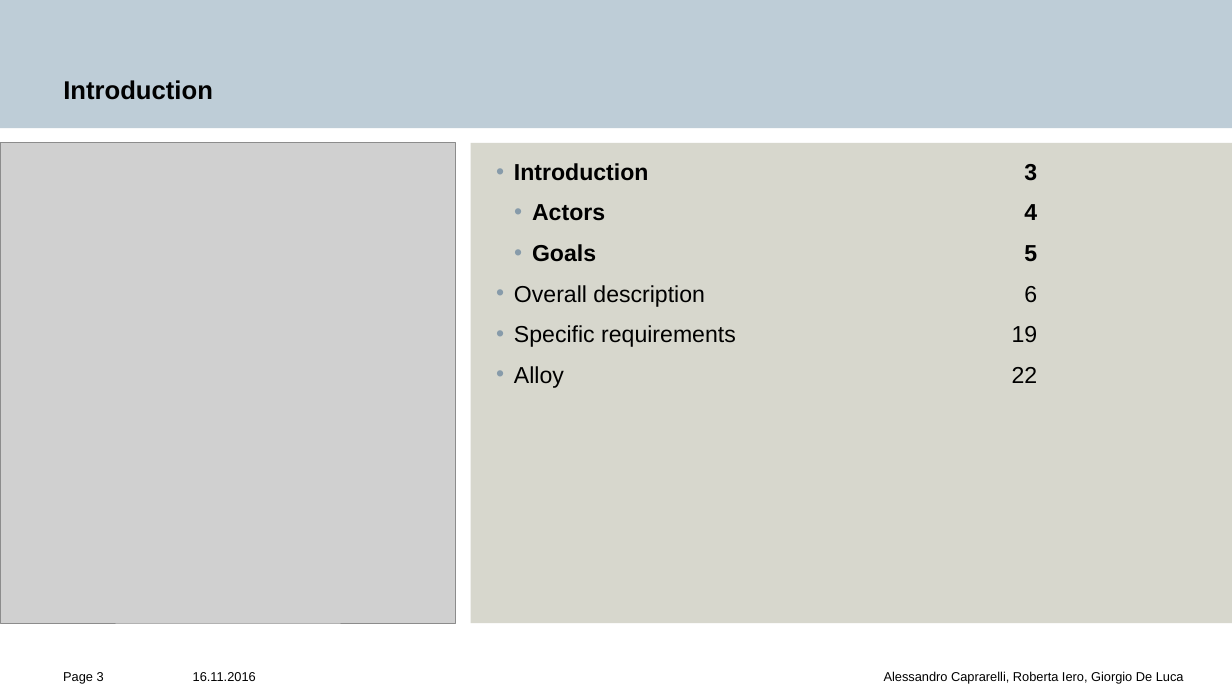
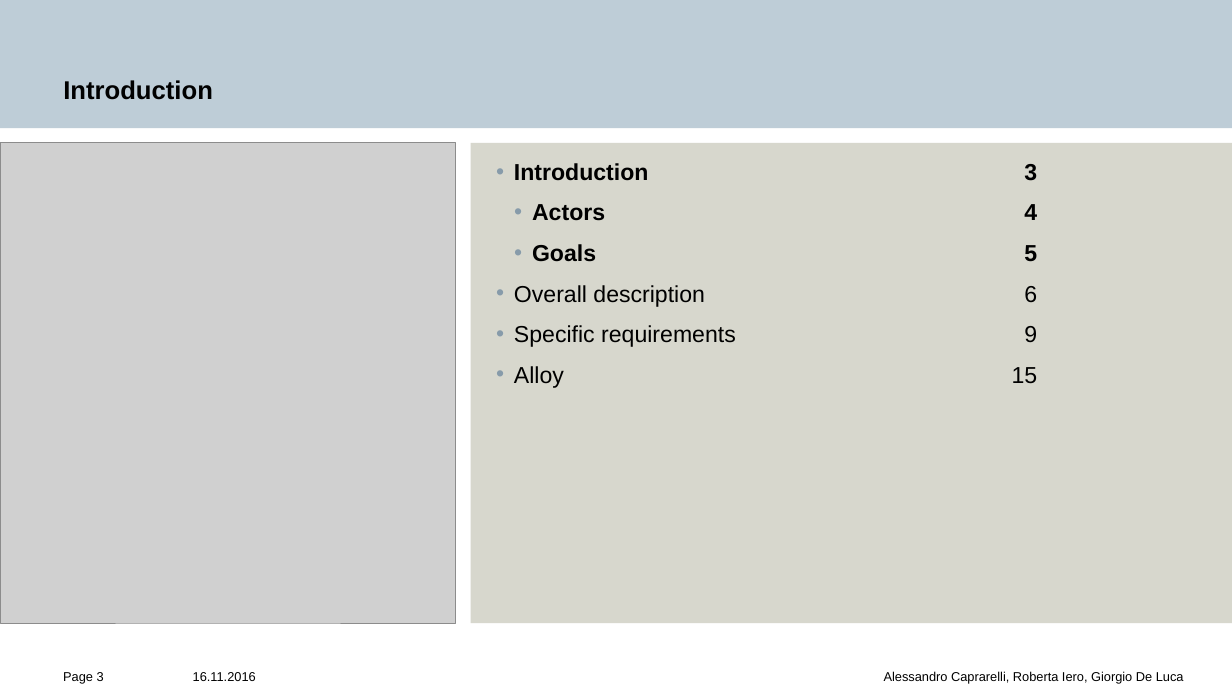
Before and after one commit to alcaprar/CIDSoftwareEngineering2, a slide deck: slide 3 of RASD/Slide.pptx. Drawn at 1232x693 pixels with LibreOffice and Linux fonts; fonts in the diff are those of the drawing; grey boxes stand for pictures; background and template pictures are left out. Boxes give left, top, right and bottom in pixels: in the first picture for what was removed or moved away, otherwise in the second. Text is boxed around its words. In the diff, an @@ line names an element or a change of style, - is before the commit and + after.

Commit message:
Slides

```diff
--- a/RASD/Slide.pptx
+++ b/RASD/Slide.pptx
@@ text at box(514, 325, 1038, 388): text changed @@
-  • Specific requirements 19
-  • Alloy 22
+  • Specific requirements 9
+  • Alloy 15
```
Also in this commit, not shown: 3 other slides changed.
